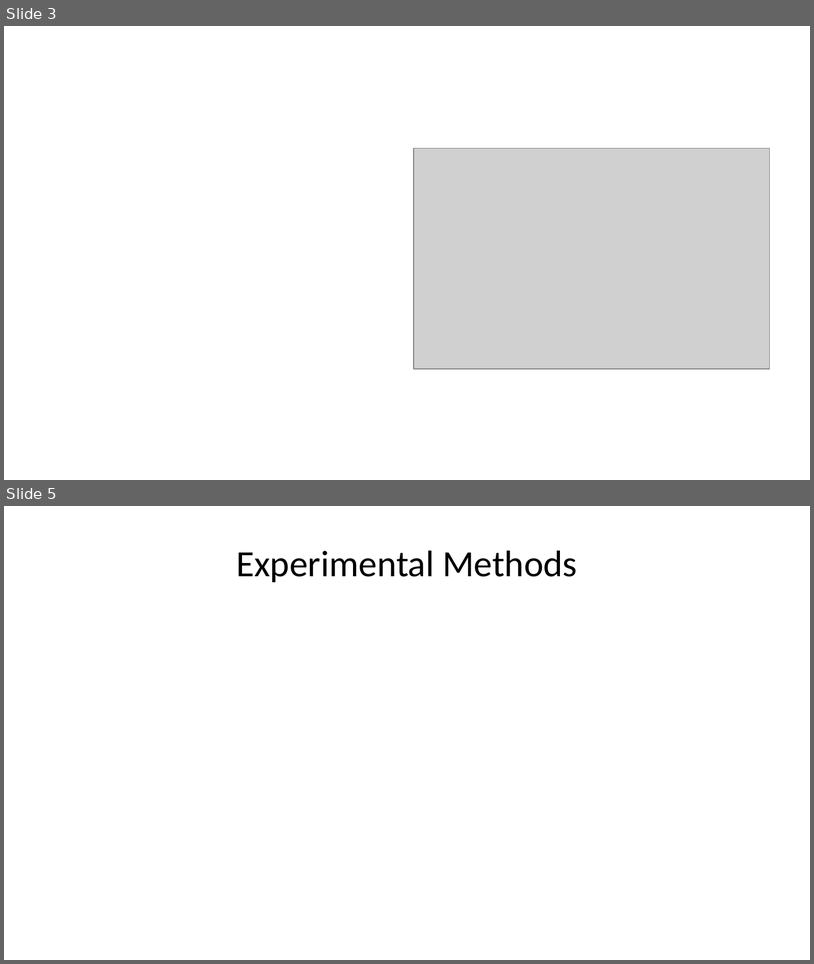
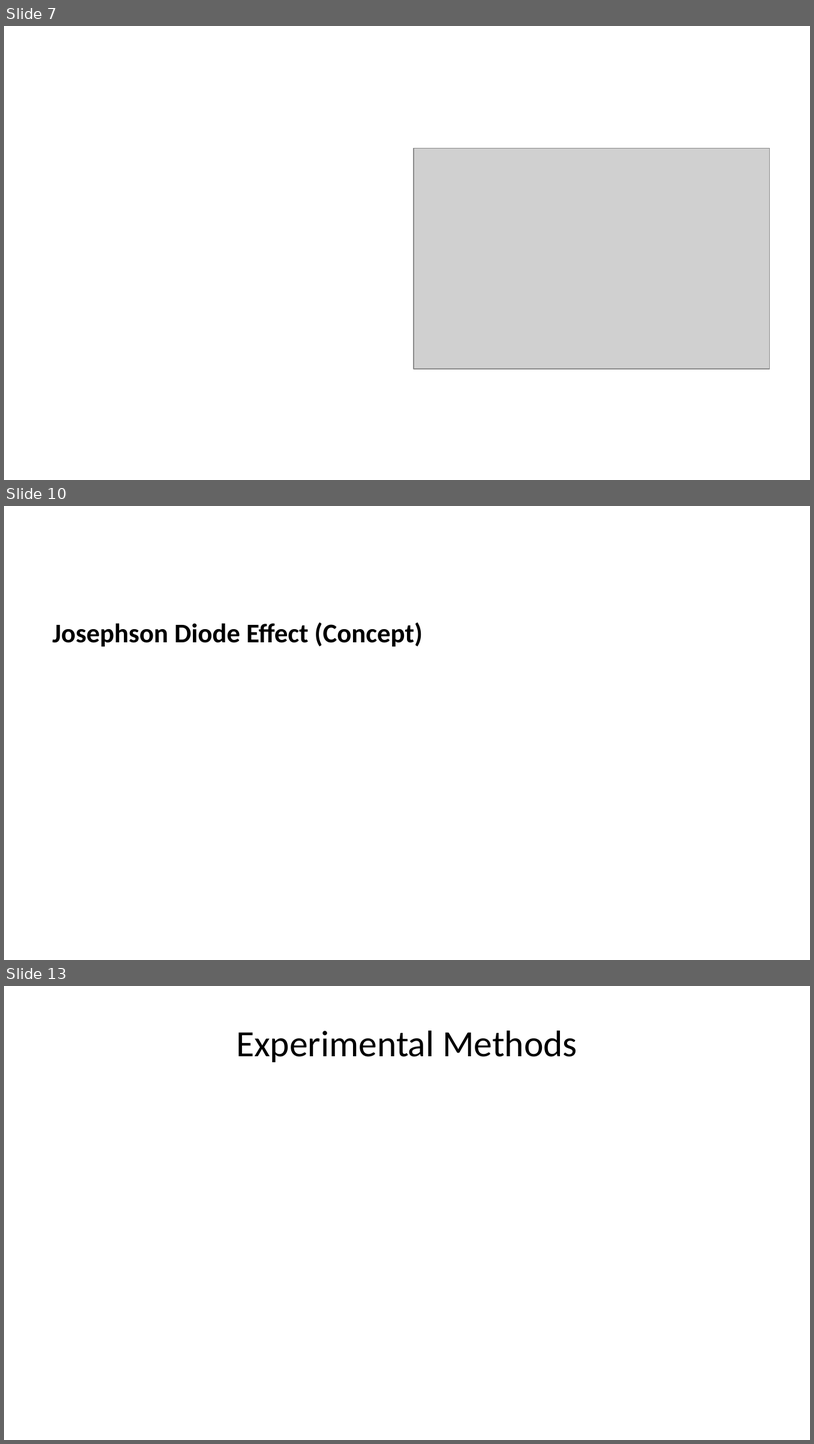
Before and after one commit to aa8919aa3/Thesis, a slide deck: Quarto/presentation.pptx. Shown one above the other, each under a label of ours: slides 3 and 5 before the commit, slides 7, 10 and 13 after it; the slides between them are not shown. The pictures are 814x964 and 814x1444 pixels, drawn with LibreOffice and Linux fonts; fonts in the diff are those of the drawing; grey boxes stand for pictures. Boxes give left, top, right and bottom in pixels: in the first picture for what was removed or moved away, otherwise in the second. Text is boxed around its words. In the diff, an @@ line names an element or a change of style, - is before the commit and + after.

```diff
--- a/Quarto/presentation.pptx
+++ b/Quarto/presentation.pptx
@@ slide 10 added at (x1=4, y1=506, x2=810, y2=960), background #FFFFFF @@
@@ text added at (x1=53, y1=622, x2=423, y2=646), 24 pt, text #000000, bold @@
+Josephson Diode Effect (Concept)
@@ what was slide 3 is now slide 7 @@
@@ what was slide 5 is now slide 13 @@
```
Also in this commit, not shown: 1 slide changed, 9 other slides added, 2 slides removed, 7 other files.
